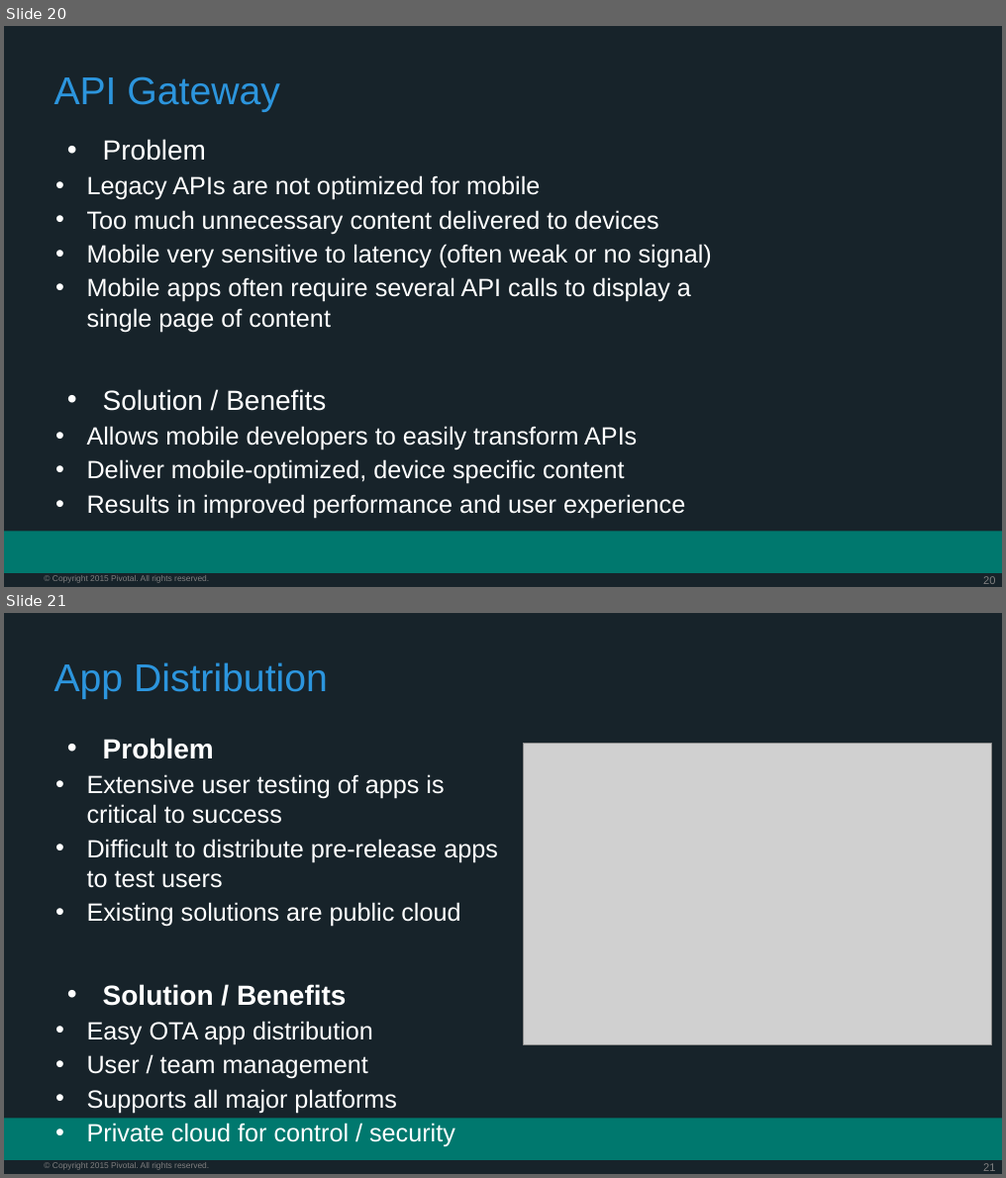
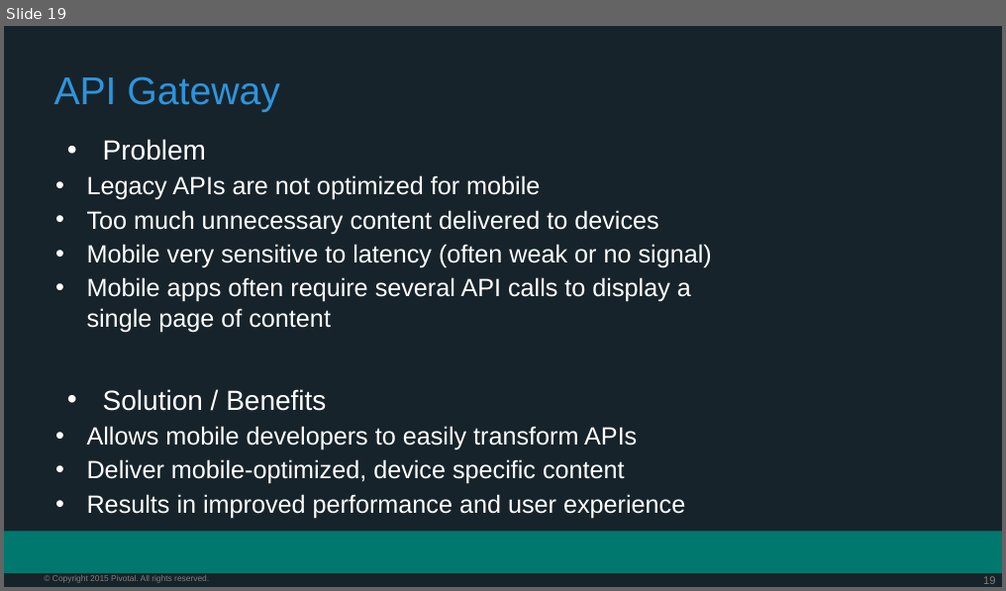
Before and after one commit to vmware-archive/PCF-Workshop-101, a slide deck: presentations/Session_4_Services_Overview.pptx. Shown one above the other, each under a label of ours: slides 20 and 21 before the commit, slide 19 after it. The pictures are 1006x1178 and 1006x591 pixels, drawn with LibreOffice and Linux fonts; fonts in the diff are those of the drawing; grey boxes stand for pictures; background and template pictures are left out. Boxes give left, top, right and bottom in pixels: in the first picture for what was removed or moved away, otherwise in the second. Text is boxed around its words. In the diff, an @@ line names an element or a change of style, - is before the commit and + after.

```diff
--- a/presentations/Session_4_Services_Overview.pptx
+++ b/presentations/Session_4_Services_Overview.pptx
@@ slide 21 removed at box(4, 613, 1002, 1174), background #17232A; not listed: 3 template elements that a slide beside it also shows @@
@@ title removed at box(54, 663, 328, 699) @@
-App Distribution
@@ text removed at box(87, 738, 498, 1148) @@
-• Problem
-  • Extensive user testing of apps is critical to success
-  • Difficult to distribute pre-release apps to test users
-  • Existing solutions are public cloud
-• Solution / Benefits
-  • Easy OTA app distribution
-  • User / team management
-  • Supports all major platforms
-  • Private cloud for control / security
@@ picture removed at box(524, 744, 992, 1045) @@
@@ what was slide 20 is now slide 19 @@
@@ page number at box(983, 576, 995, 584): text changed @@
-20
+19
```
Also in this commit, not shown: 4 slides changed, 1 other slide removed.
